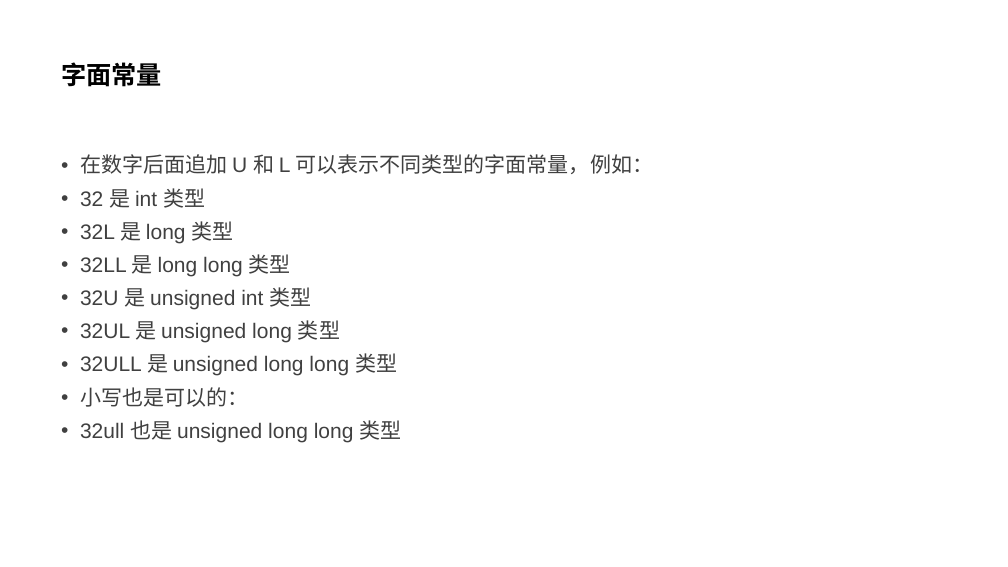
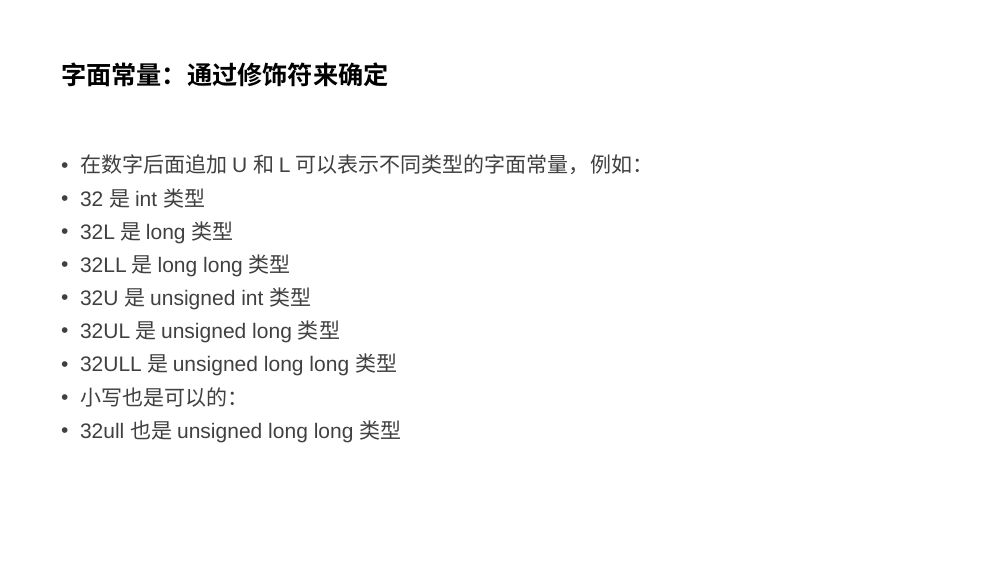
Before and after one commit to parallel101/course, a slide deck: slide 19 of 12/slides.pptx. Drawn at 1008x567 pixels with LibreOffice and Linux fonts; fonts in the diff are those of the drawing. Boxes give left, top, right and bottom in pixels: in the first picture for what was removed or moved away, otherwise in the second. Text is boxed around its words. In the diff, an @@ line names an element or a change of style, - is before the commit and + after.

```diff
--- a/12/slides.pptx
+++ b/12/slides.pptx
@@ title at (x1=61, y1=62, x2=389, y2=87): text changed @@
-字面常量
+字面常量：通过修饰符来确定
```
Also in this commit, not shown: 3 other slides changed, 7 slides added, 9 other files.
